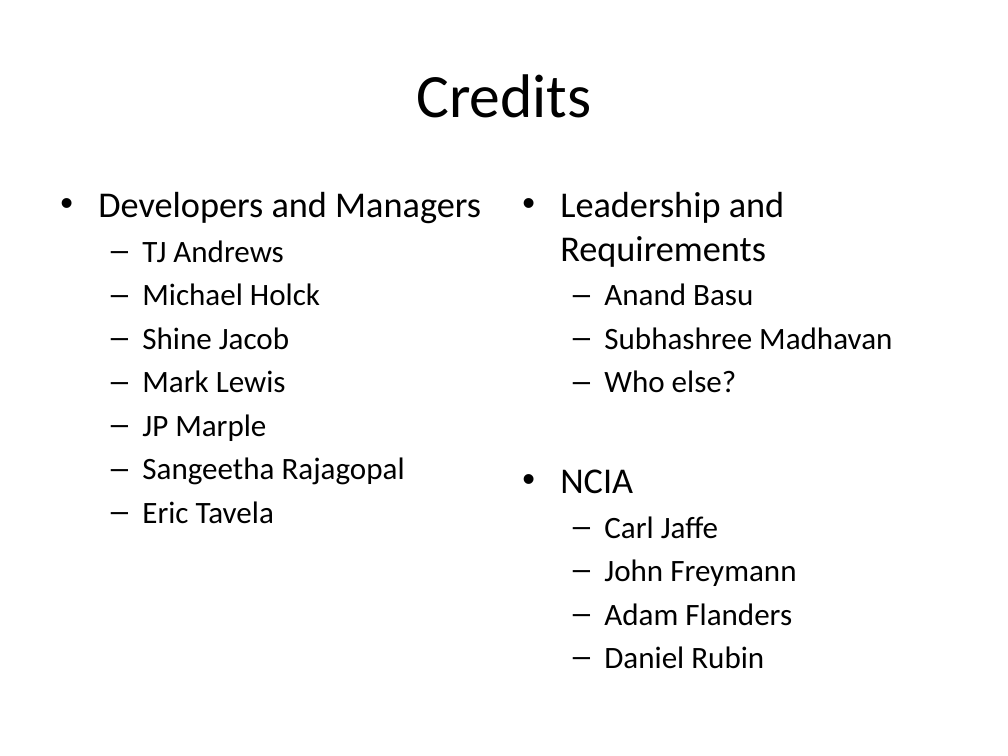
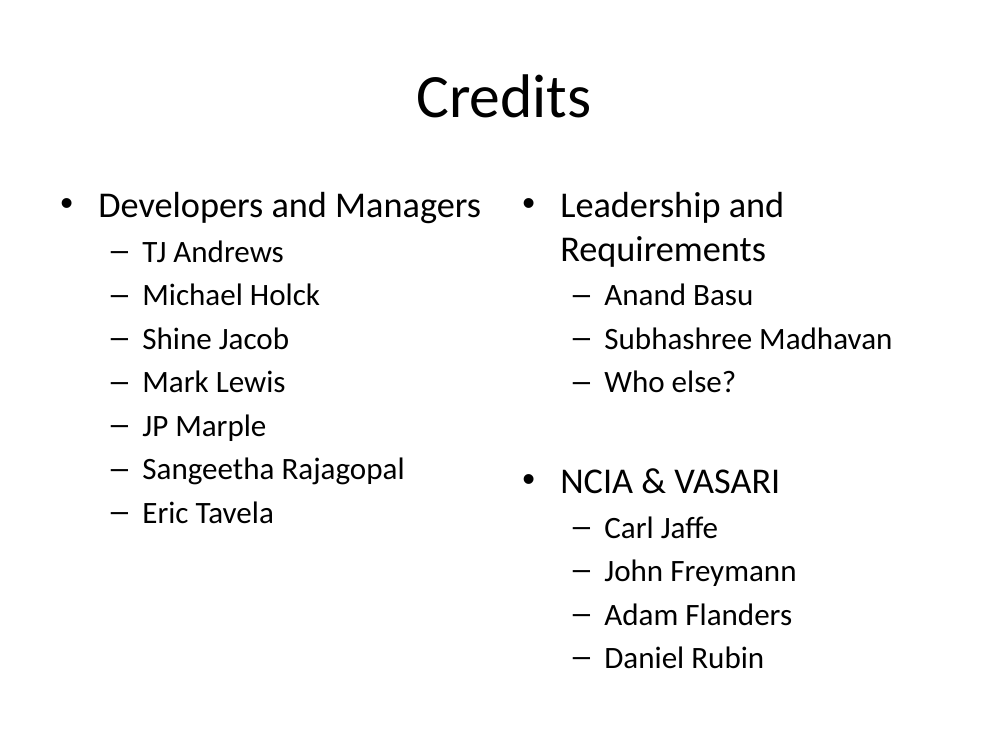
Before and after one commit to NCIP/caintegrator, a slide deck: slide 4 of docs/project_management/external_meetings/ICR Workspace Mtg Sept 2008 Slides.pptx. Drawn at 1008x756 pixels with LibreOffice and Linux fonts; fonts in the diff are those of the drawing. Boxes give left, top, right and bottom in pixels: in the first picture for what was removed or moved away, otherwise in the second. Text is boxed around its words. In the diff, an @@ line names an element or a change of style, - is before the commit and + after.

```diff
--- a/docs/project_management/external_meetings/ICR Workspace Mtg Sept 2008 Slides.pptx
+++ b/docs/project_management/external_meetings/ICR Workspace Mtg Sept 2008 Slides.pptx
@@ text at (560,469,780,494): text changed @@
-• NCIA
+• NCIA & VASARI
```
Also in this commit, not shown: 1 other slide changed.
